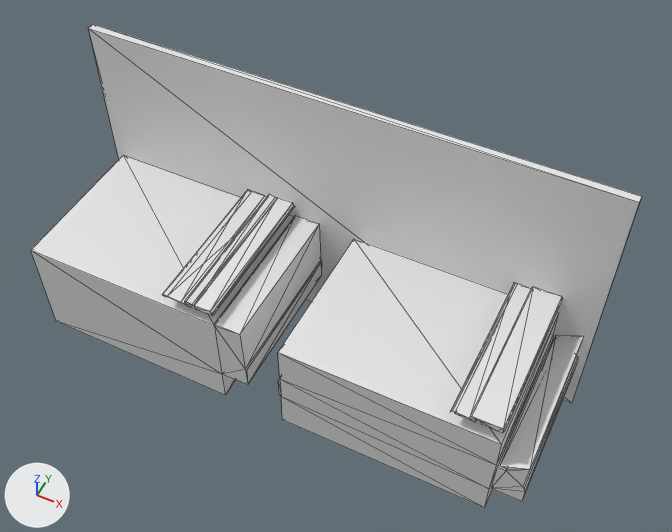
What one commit did to the glTF model version one/out_3d/13_22.glb.
One viewpoint serves both versions: a 50 mm camera at (10.66, -11.28, 15.33) aimed at (5.64, -1.23, 2.78). Lighting does not change. The marker at lower left points along +X, +Y and +Z. Mesh edges are drawn as thin lines. Where no turn or scale is listed for an object, it has been applied to the vertices.

In view in the first picture: 'geometry_0'.
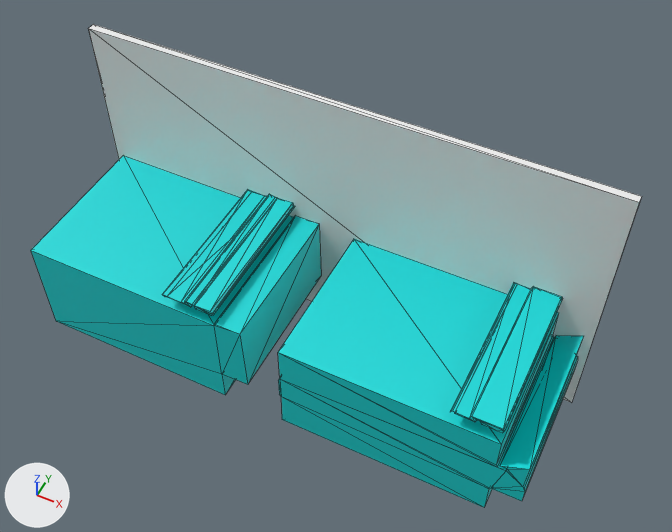
The change, as a diff of the scene's bpy script:
```diff
--- a/version one/out_3d/13_22.glb.py
+++ b/version one/out_3d/13_22.glb.py
@@ mat_defaultmaterial @@
+mat_defaultmaterial = bpy.data.materials.new('DefaultMaterial')
+mat_defaultmaterial.use_nodes = True; mat_defaultmaterial.node_tree.nodes.clear()
+_N = mat_defaultmaterial.node_tree.nodes; _L = mat_defaultmaterial.node_tree.links
+n0 = _N.new('ShaderNodeOutputMaterial'); n0.name = 'Material Output'
+n1 = _N.new('ShaderNodeBsdfPrincipled'); n1.name = 'Principled BSDF'
+n2 = _N.new('ShaderNodeVertexColor'); n2.name = 'Color Attribute'
+_L.new(n1.outputs[0], n0.inputs[0])  # 'BSDF' to 'Surface'
+_L.new(n2.outputs[0], n1.inputs[0])  # 'Color' to 'Base Color'
@@ me_geometry_0 @@
 # used by ob_geometry_0; location = (0.0, 0.0, 0.0)
-me_geometry_0.from_pydata(...)  # 130 vertices, 240 faces; spans x 0.0..10.23, y -3.15..0.0, z 0.0..5.44
+me_geometry_0.from_pydata(...)  # 126 vertices, 232 faces; spans x 0.0..10.23, y -3.15..0.0, z 0.0..5.44
+# me_geometry_0 part 1
+# 4 vertices are removed from x 4.75..4.78, y -3.15..-0.15, z 1.43..1.44
+# 68 faces are deleted
+# 60 new faces join them
+# me_geometry_0 part 2: 172 faces spanning x 0.0..10.23, y -3.15..0.0, z 0.0..5.44 switch from no material to mat_defaultmaterial
```

Location of each change, [x1, y1, x2, y2] in pixels of the pictures (672 x 532 px; the box of a moved part takes in the faces that stretch with it):
part 1 of me_geometry_0, moved or reshaped
    both: [31, 225, 529, 489]
part 2 of me_geometry_0, recoloured (white to cyan)
    both: [31, 29, 600, 507]
